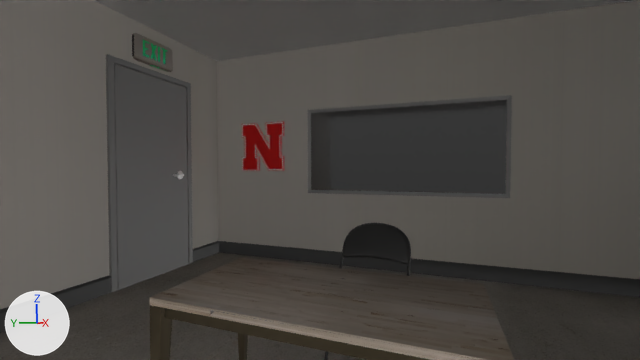
A saved change to the Blender file 3d-assets/table.blend.
Rendered twice from the file's camera 'Camera'. Every picture has the same lights, and +X, +Y and +Z are marked at lower left.

Before the edit, the objects in view are built like this:
```python
ob_circle = bpy.data.objects.new('Circle', me_circle_005)
ob_circle.location = (5.66, 7.97, 3.53)
ob_circle.rotation_euler = (1.571, 0.0, 0.0)  # degrees (90, 0, 0)
ob_circle.scale = (0.17, 0.17, 0.17)
ob_circle_003 = bpy.data.objects.new('Circle.003', me_circle_006)
ob_circle_003.location = (5.66, 7.89, 3.54)
ob_circle_003.rotation_euler = (1.571, 0.0, 0.0)  # degrees (90, 0, 0)
ob_circle_003.scale = (0.0321, 0.0321, 0.0321)
ob_cube_009 = bpy.data.objects.new('Cube.009', me_cube_001)
ob_cube_009.location = (4.56, 8.02, 3.45)
ob_cube_009.scale = (1.48, 0.1, 3.51)
ob_cube_010 = bpy.data.objects.new('Cube.010', me_cube_002)
ob_cube_010.location = (4.56, 8.0, 3.56)
ob_cube_010.scale = (1.7, 0.1, 3.61)
ob_cube_011 = bpy.data.objects.new('Cube.011', me_cube_003)
ob_cube_011.location = (5.42, 7.8, 3.53)
ob_cube_011.scale = (0.309, 0.0141, 0.0507)
# also in view: 'Cube' at (0.0, 0.0, 2.05); 'Cube.002' at (-0.9, 1.9, 1.0); 'Cube.012' at (7.98, 0.0, 4.47); 'Cube.013' at (4.54, 7.97, 7.77); 'Cube.006' at (-0.9, 0.0, 1.95)
```
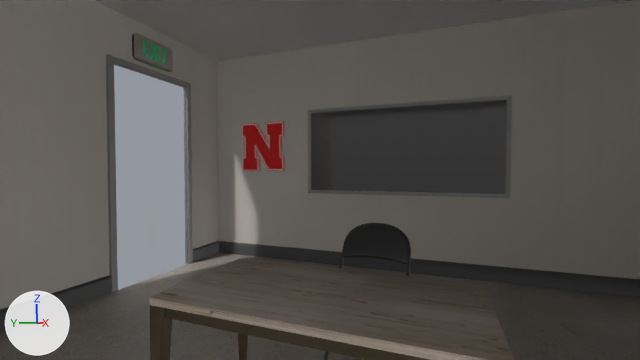
Where the change shows, as pixel boxes [x1, y1, x2, y2] in the pictures (640 x 360 px):
'Cube.009', deleted
    before: [114, 64, 188, 290]
'Circle', deleted
    before: [177, 171, 183, 179]
'Cube.011', deleted
    before: [173, 174, 184, 176]

The change in detail:
Object 'Cube.009' (ob_cube_009) is deleted.
Object 'Circle' (ob_circle) is deleted.
Object 'Cube.011' (ob_cube_011) is deleted.
Object 'Circle.003' (ob_circle_003) is deleted.
